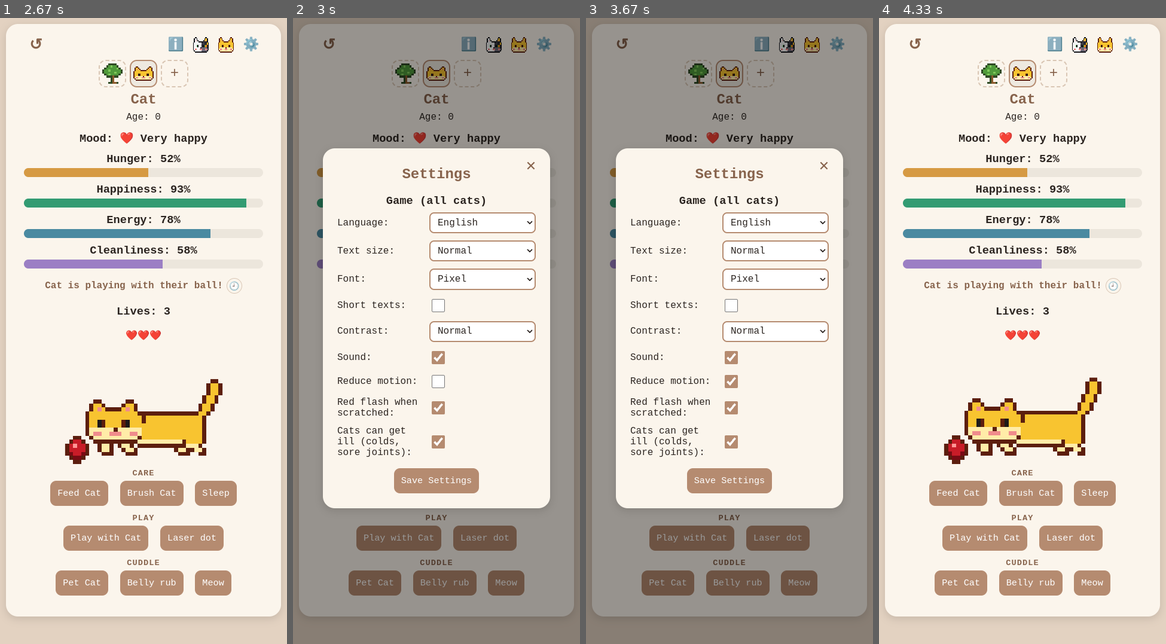
Above: before the commit, frames 1-4 (left to right).
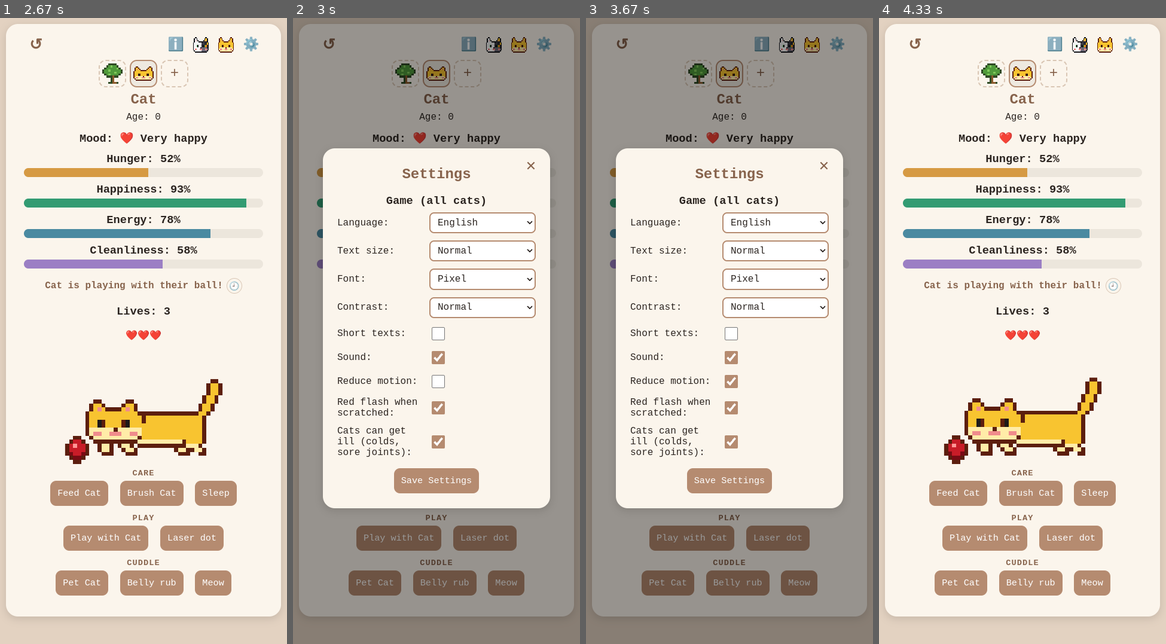
Above: after the commit, the same moments.

Repository: nannaellaraun/cat-game
Game: browser game, page index.html
Same seed, same stepped clock (60 frames per second), same inputs: the game is played once before the commit and once after it.
Inputs (mouse positions are in pixels of both pictures, inside the frame that each line leads up to):
- Up to frame 1 (2.67 s): click "Play with Cat" at 0.27 s; click "Belly rub" at 1.27 s; tap Ctrl at 1.52 s; click "Play with Cat" at 2.02 s; tap Enter at 2.27 s
- Up to frame 2 (3 s): click "⚙️" at 2.77 s
- Up to frame 3 (3.67 s): click (732, 381) at 3.52 s
- Up to frame 4 (4.33 s): click "✕" at 4.27 s

Frame 1 is identical in both runs. In frame 2, 0.7% of the frame differs, in the area x 15-85%, y 44-52%; in frame 3, 0.7%; in frame 4, nothing differs.

Commit message:
Swap Contrast and Short texts in settings
Co-Authored-By: Claude Opus 5.5 <noreply@anthropic.com>

Diff:
--- a/index.html
+++ b/index.html
@@ -10,7 +10,7 @@
      fonts. A font is only downloaded when it's actually used. -->
 <link rel="stylesheet" href="https://fonts.googleapis.com/css2?family=Atkinson+Hyperlegible:wght@400;700&family=DotGothic16&family=Lexend:wght@400;600&family=Pixelify+Sans:wght@400;600&display=swap">
 <!-- Bump ?v= on every update so browsers load the new files, not an old saved copy -->
-<link rel="stylesheet" href="style.css?v=20261106-16">
+<link rel="stylesheet" href="style.css?v=20261106-17">
 </head>
 <body>
 <!-- Texts marked data-i18n (and data-i18n-label/-title/-alt) are filled in from i18n.js and lang/*.js -->
@@ -127,16 +127,16 @@
         </select>
       </div>
       <div class="setting">
-        <label for="short-input" data-i18n="settings.short"></label>
-        <input type="checkbox" id="short-input">
-      </div>
-      <div class="setting">
         <label for="contrast-input" data-i18n="settings.contrast"></label>
         <select id="contrast-input">
           <option value="normal" data-i18n="contrast.normal"></option>
           <option value="high" data-i18n="contrast.high"></option>
           <option value="dark" data-i18n="contrast.dark"></option>
         </select>
+      </div>
+      <div class="setting">
+        <label for="short-input" data-i18n="settings.short"></label>
+        <input type="checkbox" id="short-input">
       </div>
       <div class="setting">
         <label for="sound-input" data-i18n="settings.sound"></label>
@@ -335,19 +335,19 @@
   </dialog>
 
 </div>
-<script src="sprites.js?v=20261106-16"></script>
-<script src="sound.js?v=20261106-16"></script>
-<script src="i18n.js?v=20261106-16"></script>
-<script src="lang/da.js?v=20261106-16"></script>
-<script src="lang/de.js?v=20261106-16"></script>
-<script src="lang/ru.js?v=20261106-16"></script>
-<script src="lang/es.js?v=20261106-16"></script>
-<script src="lang/fi.js?v=20261106-16"></script>
-<script src="lang/it.js?v=20261106-16"></script>
-<script src="lang/fr.js?v=20261106-16"></script>
-<script src="lang/zh.js?v=20261106-16"></script>
-<script src="lang/ja.js?v=20261106-16"></script>
-<script src="lang/ko.js?v=20261106-16"></script>
-<script src="game.js?v=20261106-16"></script>
+<script src="sprites.js?v=20261106-17"></script>
+<script src="sound.js?v=20261106-17"></script>
+<script src="i18n.js?v=20261106-17"></script>
+<script src="lang/da.js?v=20261106-17"></script>
+<script src="lang/de.js?v=20261106-17"></script>
+<script src="lang/ru.js?v=20261106-17"></script>
+<script src="lang/es.js?v=20261106-17"></script>
+<script src="lang/fi.js?v=20261106-17"></script>
+<script src="lang/it.js?v=20261106-17"></script>
+<script src="lang/fr.js?v=20261106-17"></script>
+<script src="lang/zh.js?v=20261106-17"></script>
+<script src="lang/ja.js?v=20261106-17"></script>
+<script src="lang/ko.js?v=20261106-17"></script>
+<script src="game.js?v=20261106-17"></script>
 </body>
 </html>
